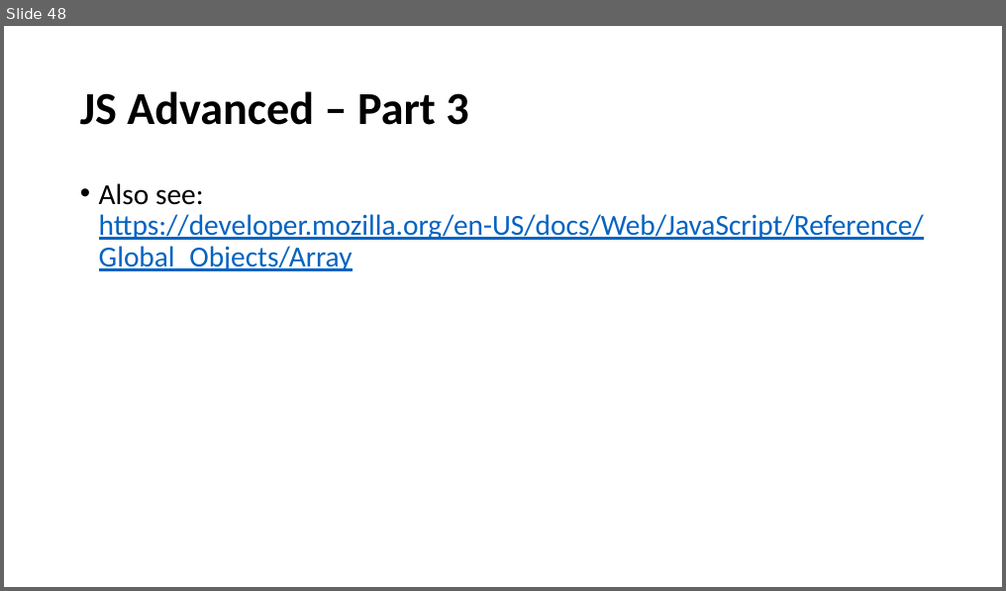
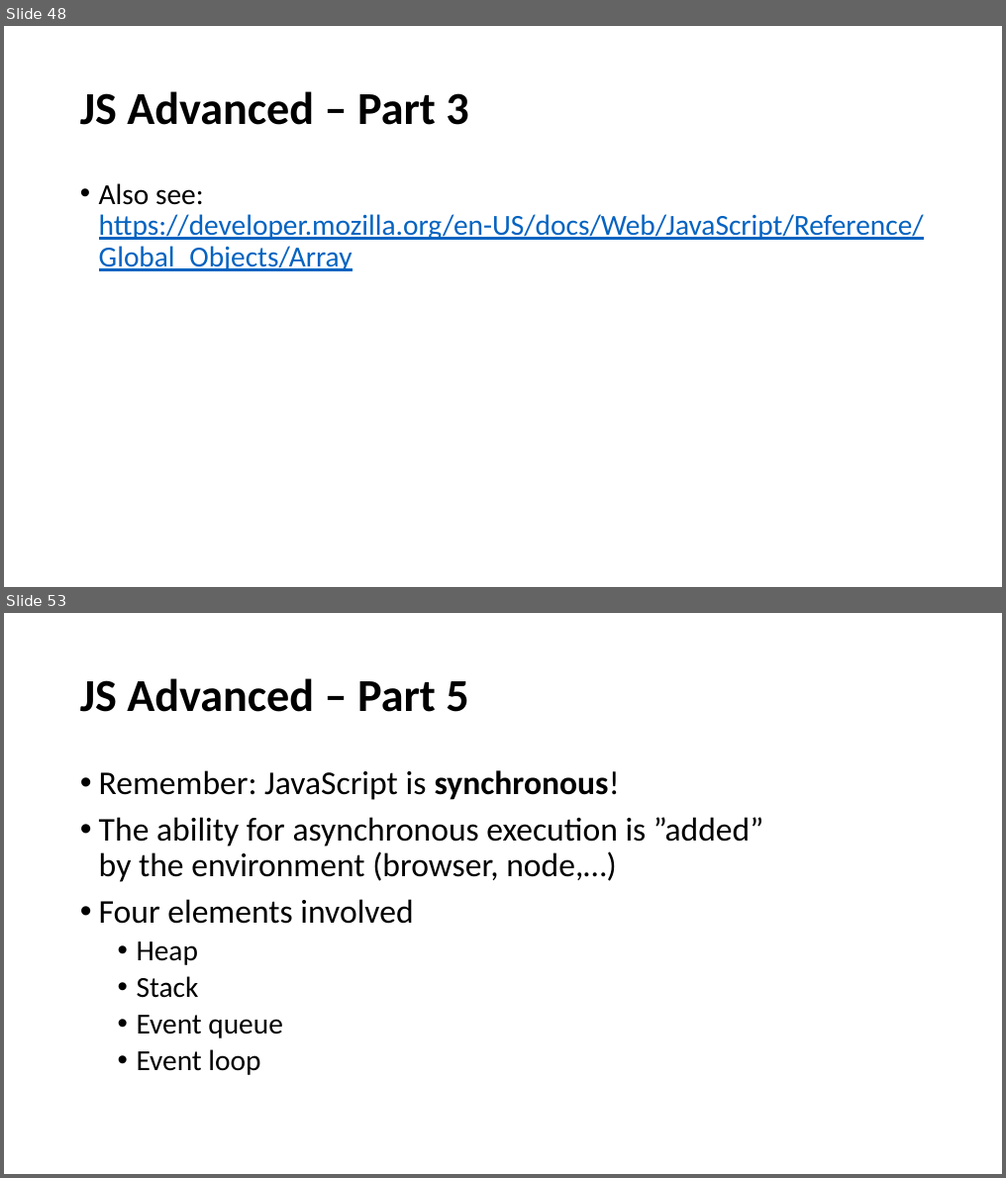
Before and after one commit to perl-easj/WebProg, a slide deck: 30_JavaScript/JavaScriptAdvanced.pptx. Shown one above the other, each under a label of ours: slide 48 before the commit, slides 48 and 53 after it; the slides between them are not shown. The pictures are 1006x591 and 1006x1178 pixels, drawn with LibreOffice and Linux fonts; fonts in the diff are those of the drawing. Boxes give left, top, right and bottom in pixels: in the first picture for what was removed or moved away, otherwise in the second. Text is boxed around its words. In the diff, an @@ line names an element or a change of style, - is before the commit and + after.

Commit message:
Added materials for 30_JavaScript

```diff
--- a/30_JavaScript/JavaScriptAdvanced.pptx
+++ b/30_JavaScript/JavaScriptAdvanced.pptx
@@ slide 53 added at bbox=[4, 613, 1002, 1174], background #FFFFFF @@
@@ title added at bbox=[80, 678, 468, 712], 44 pt, text #000000, bold @@
+JS Advanced – Part 5
@@ text added at bbox=[99, 770, 763, 1075], 32 pt, text #000000 @@
+• Remember: JavaScript is synchronous!
+• The ability for asynchronous execution is ”added” by the environment (browser, node,…)
+• Four elements involved
+  • Heap
+  • Stack
+  • Event queue
+  • Event loop
```
Also in this commit, not shown: 15 other slides added, 9 other files.
